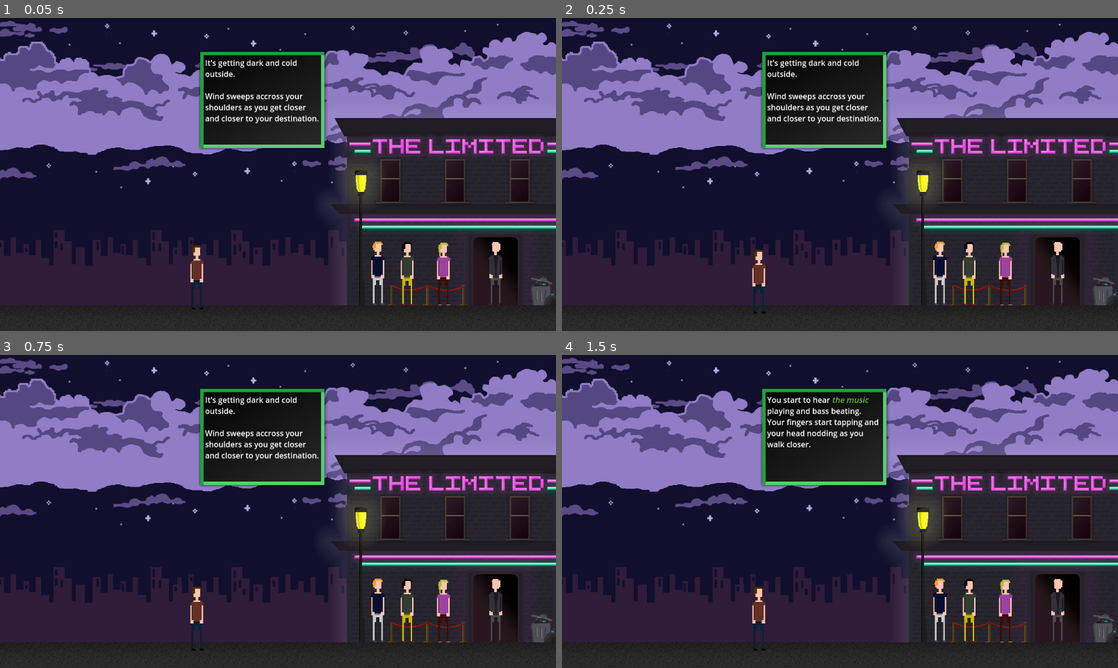
Above: before the commit, frames 1-4 (two rows, left to right).
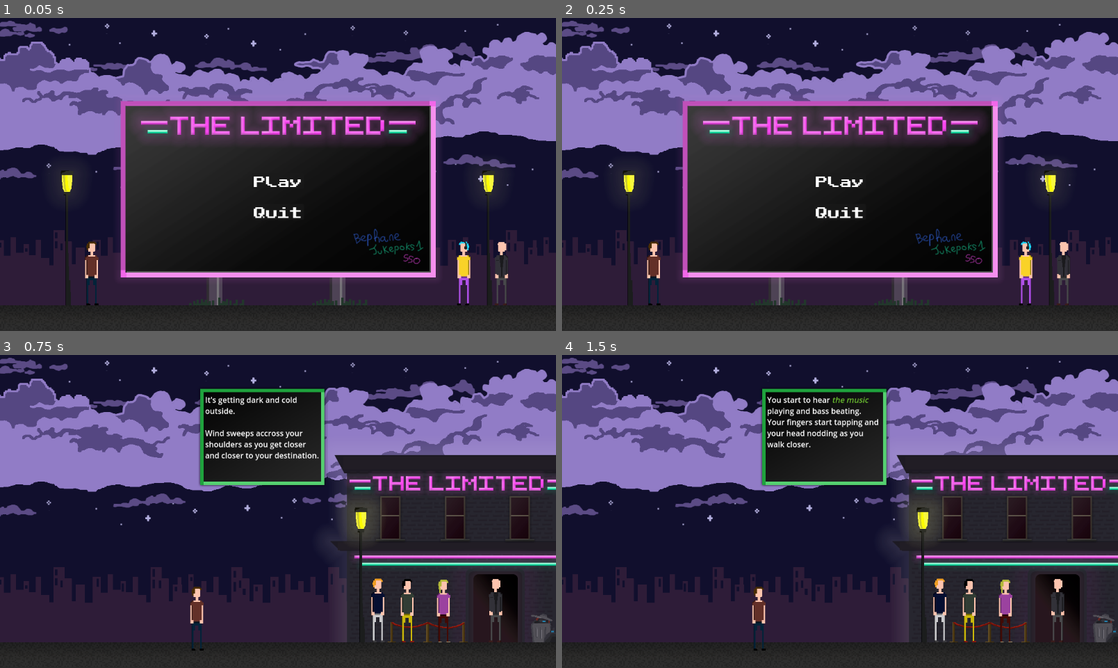
Above: after the commit, the same moments.

Repository: LudumSJB/The-Limited
Game: Godot game, scene res://scenes/MainMenu.tscn
Two runs of this game, one before a commit and one after it. Both use one fixed random seed, a clock stepped at 60 frames per second and the inputs below. Before the commit the project starts from res://scenes/root.tscn.
Inputs (mouse positions are in pixels of both pictures, inside the frame that each line leads up to):
- Up to frame 1 (0.05 s): no input
- Up to frame 2 (0.25 s): no input
- Up to frame 3 (0.75 s): click (278, 517) at 0.5 s, where only the run after the commit has a clickable "Play"
- Up to frame 4 (1.5 s): tap Enter (ui_accept) at 1.25 s; hold D (right) from 1.28 s (still down); tap Space (action_button) at 1.35 s

The runs differ from the first frame. In frame 1, 36% of the frame differs, in the area x 11-100%, y 10-94%; in frame 2, 36%, in the area x 11-100%, y 10-95%; in frame 3, nothing differs; in frame 4, nothing differs.

Commit message:
use main menu as main starting scene and make it go to root scene

Diff:
--- a/project.godot
+++ b/project.godot
@@ -11,7 +11,7 @@
 [application]
 
 config/name="LD54_game_nightclub"
-run/main_scene="res://scenes/root.tscn"
+run/main_scene="res://scenes/MainMenu.tscn"
 config/features=PackedStringArray("4.1", "GL Compatibility")
 config/icon="res://assets/images/icon.svg"
 
--- a/scenes/level2.tscn
+++ b/scenes/level2.tscn
@@ -27,6 +27,7 @@
 
 [node name="TimingAccuracyBar" parent="." instance=ExtResource("6_iaaju")]
 visible = false
+speed = 400.0
 
 [node name="music" type="AudioStreamPlayer2D" parent="."]
 position = Vector2(1474, 334)
--- a/scripts/MainMenu.gd
+++ b/scripts/MainMenu.gd
@@ -18,7 +18,7 @@
 
 
 func play_button_pressed():
-	get_tree().change_scene_to_file("res://scenes/level1.tscn")
+	get_tree().change_scene_to_file("res://scenes/root.tscn")
 	pass # Replace with function body.
 
 
Not shown: 1 places in scenes/MainMenu.tscn that only renumber resources
Not shown: 1 places in scenes/area_2d__talk_to_security.tscn that only renumber resources
Not shown: 1 places in scenes/level1.tscn that only renumber resources
Not shown: 1 places in scenes/level2.tscn that only renumber resources
Not shown: 1 places in scenes/level3.tscn that only renumber resources
Not shown: 1 places in scenes/level4.tscn that only renumber resources
Not shown: 1 places in scenes/outside_scene_props.tscn that only renumber resources
